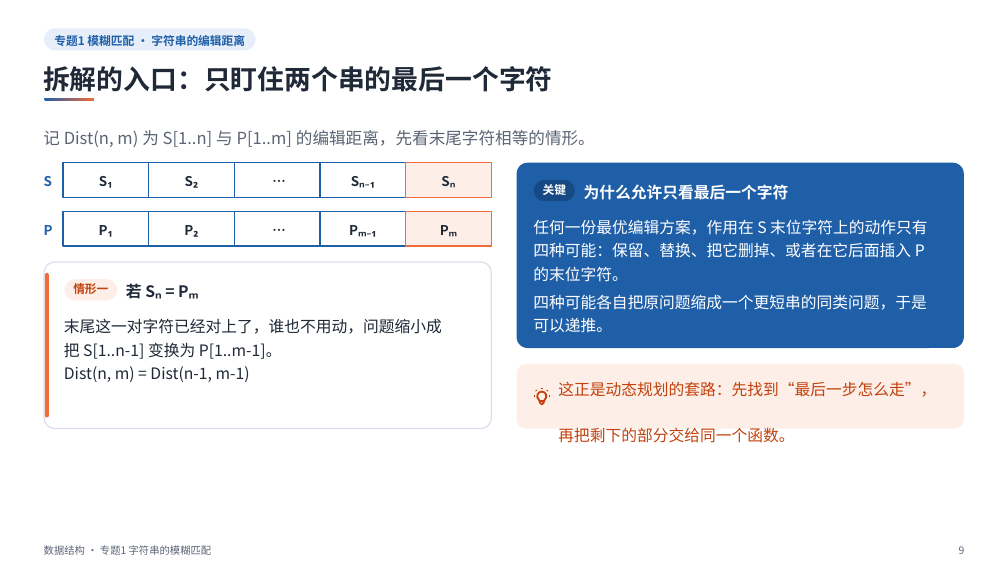
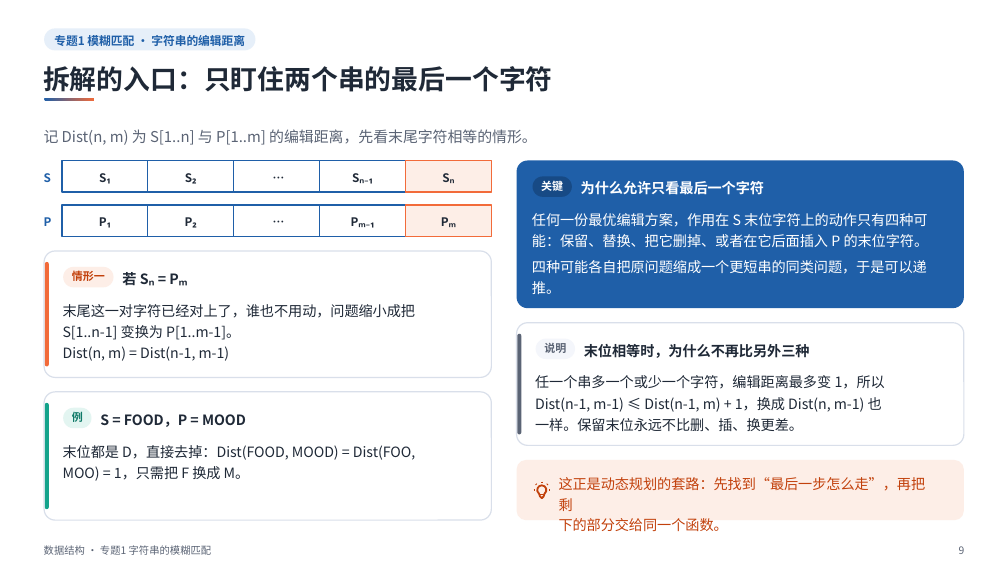
Before and after one commit to sweetcornna/JLU-remake, a slide deck: slide 9 of 大二上/数据结构/重制版PPT/专题1 字符串的模糊匹配（重制版）.pptx. Drawn at 1008x567 pixels with LibreOffice and Linux fonts; fonts in the diff are those of the drawing. Boxes give left, top, right and bottom in pixels: in the first picture for what was removed or moved away, otherwise in the second. Text is boxed around its words. In the diff, an @@ line names an element or a change of style, - is before the commit and + after.

Commit message:
数据结构专题1 字符串模糊匹配逐页复核
35 页逐页看过。改正了朴素匹配的复杂度（应为 O(nm)）、FOOD 到 MONEY 回溯方案与程序输出不符的说法、LCS 与逆串的回文误判等十来处，第 4、9、11、25 页补了例子和易错卡。

```diff
--- a/大二上/数据结构/重制版PPT/专题1 字符串的模糊匹配（重制版）.pptx
+++ b/大二上/数据结构/重制版PPT/专题1 字符串的模糊匹配（重制版）.pptx
@@ text "记 Dist(n, m) 为 S[1..n] ..." at [44, 129, 537, 145]: size 15.8 to 14.2 pt @@
@@ rounded rectangle: place and size @@
-rounded rectangle at [516, 163, 964, 348]
+rounded rectangle at [516, 160, 964, 308]
@@ text "关键" at [541, 181, 563, 191]: size 11.2 to 10.5 pt @@
@@ size 12.8 to 11.2 pt in 12 elements at [185, 173, 197, 184], [442, 173, 454, 183], [352, 173, 373, 184], [99, 173, 111, 184], [44, 173, 51, 182], [185, 217, 197, 228], [441, 217, 456, 227], [351, 217, 375, 228], [99, 217, 111, 228], [44, 217, 52, 226], [273, 171, 281, 189], [273, 215, 281, 233] @@
@@ 10 rectangles, 5 texts, 1 rounded rectangle: place and size @@
-10 rectangles, 5 texts, 1 rounded rectangle at [44, 163, 575, 247]
+10 rectangles, 5 texts, 1 rounded rectangle at [44, 160, 572, 237]
@@ text "Pₘ₋₁": place and size @@
-text "Pₘ₋₁" at [349, 225, 376, 237]
+text "Pₘ₋₁" at [351, 217, 375, 228]
@@ text at [532, 213, 929, 247]: text changed; size 15 to 13.5 pt @@
-任何一份最优编辑方案，作用在 S 末位字符上的动作只有
-四种可能：保留、替换、把它删掉、或者在它后面插入 P
-的末位字符。
+任何一份最优编辑方案，作用在 S 末位字符上的动作只有四种可
+能：保留、替换、把它删掉、或者在它后面插入 P 的末位字符。
@@ rounded rectangle: place and size @@
-rounded rectangle at [44, 262, 492, 428]
+rounded rectangle at [44, 251, 492, 377]
@@ rounded rectangle: place and size @@
-rounded rectangle at [45, 273, 48, 417]
+rounded rectangle at [45, 262, 48, 367]
@@ rounded rectangle: place and size @@
-rounded rectangle at [64, 279, 117, 300]
+rounded rectangle at [64, 267, 114, 287]
@@ text at [532, 260, 927, 294]: text changed; size 15 to 13.5 pt @@
-四种可能各自把原问题缩成一个更短串的同类问题，于是
-可以递推。
+四种可能各自把原问题缩成一个更短串的同类问题，于是可以递
+推。
@@ text "情形一" at [72, 270, 105, 281]: size 11.2 to 10.5 pt @@
@@ text "情形一": place and size @@
-text "情形一" at [73, 283, 108, 294]
+text "情形一" at [72, 270, 105, 281]
@@ text "若 Sₙ = Pₘ": place and size @@
-text "若 Sₙ = Pₘ" at [126, 283, 142, 299]
+text "若 Sₙ = Pₘ" at [122, 270, 136, 289]
@@ text at [63, 304, 416, 340]: text changed; size 15 to 13.5 pt @@
-末尾这一对字符已经对上了，谁也不用动，问题缩小成
-把 S[1..n-1] 变换为 P[1..m-1]。
+末尾这一对字符已经对上了，谁也不用动，问题缩小成把
+S[1..n-1] 变换为 P[1..m-1]。
@@ size 15 to 13.5 pt in 3 elements at [581, 181, 764, 195], [122, 270, 136, 289], [63, 346, 230, 361] @@
@@ text "Dist(n, m) = Dist(n-1, m-1)": place and size @@
-text "Dist(n, m) = Dist(n-1, m-1)" at [64, 366, 250, 382]
+text "Dist(n, m) = Dist(n-1, m-1)" at [63, 346, 230, 361]
@@ group added at [516, 323, 964, 445]: 3 rounded rectangles, 3 texts @@
+说明
+末位相等时，为什么不再比另外三种
+任一个串多一个或少一个字符，编辑距离最多变 1，所以
+Dist(n-1, m-1) ≤ Dist(n-1, m) + 1，换成 Dist(n, m-1) 也
+一样。保留末位永远不比删、插、换更差。
@@ group added at [44, 392, 492, 520]: 3 rounded rectangles, 3 texts @@
+例
+S = FOOD，P = MOOD
+末位都是 D，直接去掉：Dist(FOOD, MOOD) = Dist(FOO,
+MOO) = 1，只需把 F 换成 M。
@@ proportions changed in 3 elements at [516, 160, 964, 308], [44, 251, 492, 377], [516, 460, 964, 520] @@
@@ rounded rectangle: place and size @@
-rounded rectangle at [516, 364, 964, 429]
+rounded rectangle at [516, 460, 964, 520]
@@ text at [559, 477, 926, 531]: text changed; size 15 to 13.5 pt @@
-这正是动态规划的套路：先找到“最后一步怎么走”，
-再把剩下的部分交给同一个函数。
+这正是动态规划的套路：先找到“最后一步怎么走”，再把剩
+下的部分交给同一个函数。
@@ 3 freeform shapes: place and size @@
-3 freeform shapes at [534, 388, 551, 405]
+3 freeform shapes at [534, 482, 551, 498]
```
Also in this commit, not shown: 15 other slides changed.
